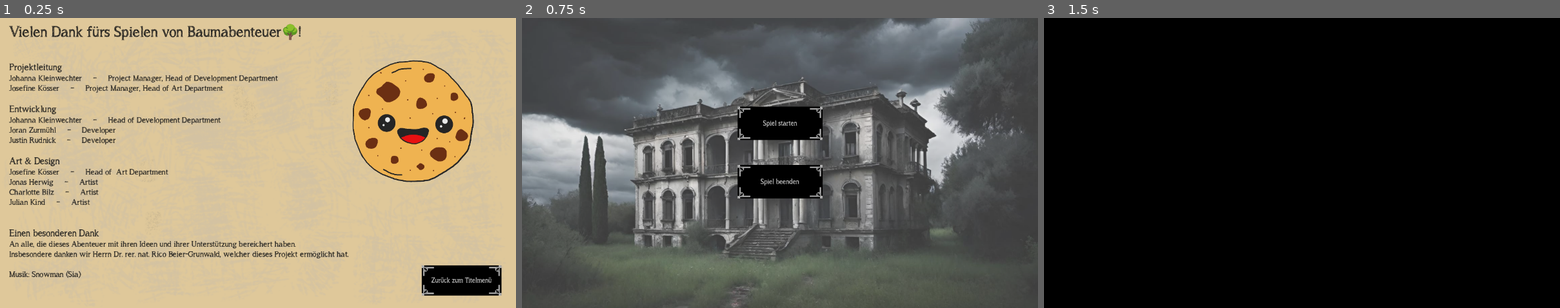
Above: before the commit, frames 1-3 (left to right).
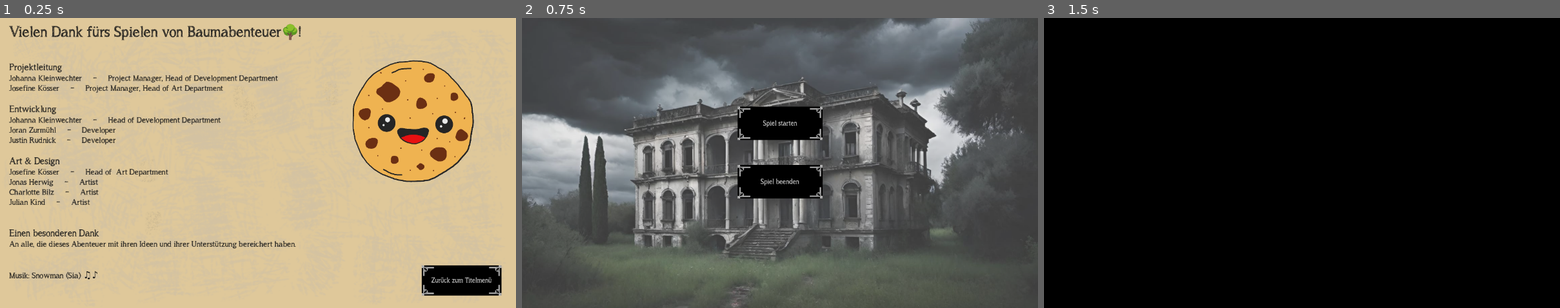
Above: after the commit, the same moments.

Repository: Combativ/AlgoDitTutorial
Game: Godot game, scene res://menus/end_screen/end_screen.tscn
Two runs of this game, one before a commit and one after it. Both use one fixed random seed, a clock stepped at 60 frames per second and the inputs below. This scene is started directly instead of the project's main scene. The engine's default icon, where the game draws it, is replaced by a stand-in: a white triangle on a blue panel in a dark square. Sound files missing from this copy of the repository are replaced by a short silence.
Inputs:
- Up to frame 1 (0.25 s): no input
- Up to frame 2 (0.75 s): click "Zurück zum Titelmenü" at 0.5 s
- Up to frame 3 (1.5 s): click "Spiel starten" at 1.25 s

The runs differ from the first frame. In frame 1, 0.9% of the frame differs, in the area x 1-68%, y 80-91%; in frame 2, nothing differs; in frame 3, nothing differs.

Commit message:
noten emoji

Diff:
--- a/menus/end_screen/end_screen.tscn
+++ b/menus/end_screen/end_screen.tscn
@@ -64,9 +64,9 @@
 
 [font_size=28]Einen besonderen Dank[/font_size]
 An alle, die dieses Abenteuer mit ihren Ideen und ihrer Unterstützung bereichert haben.
-Insbesondere danken wir Herrn Dr. rer. nat. Rico Beier-Grunwald, welcher dieses Projekt ermöglicht hat.
 
-Musik: Snowman (Sia)"
+
+Musik: Snowman (Sia) ♫♪"
 
 [node name="Cookie" type="AnimatedSprite2D" parent="."]
 position = Vector2(1025, 256)
